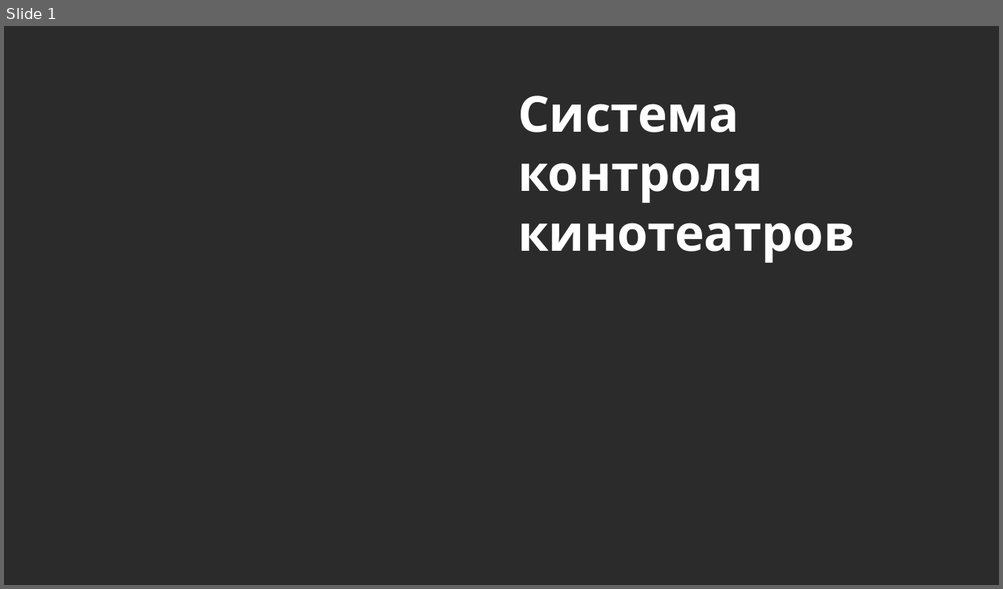
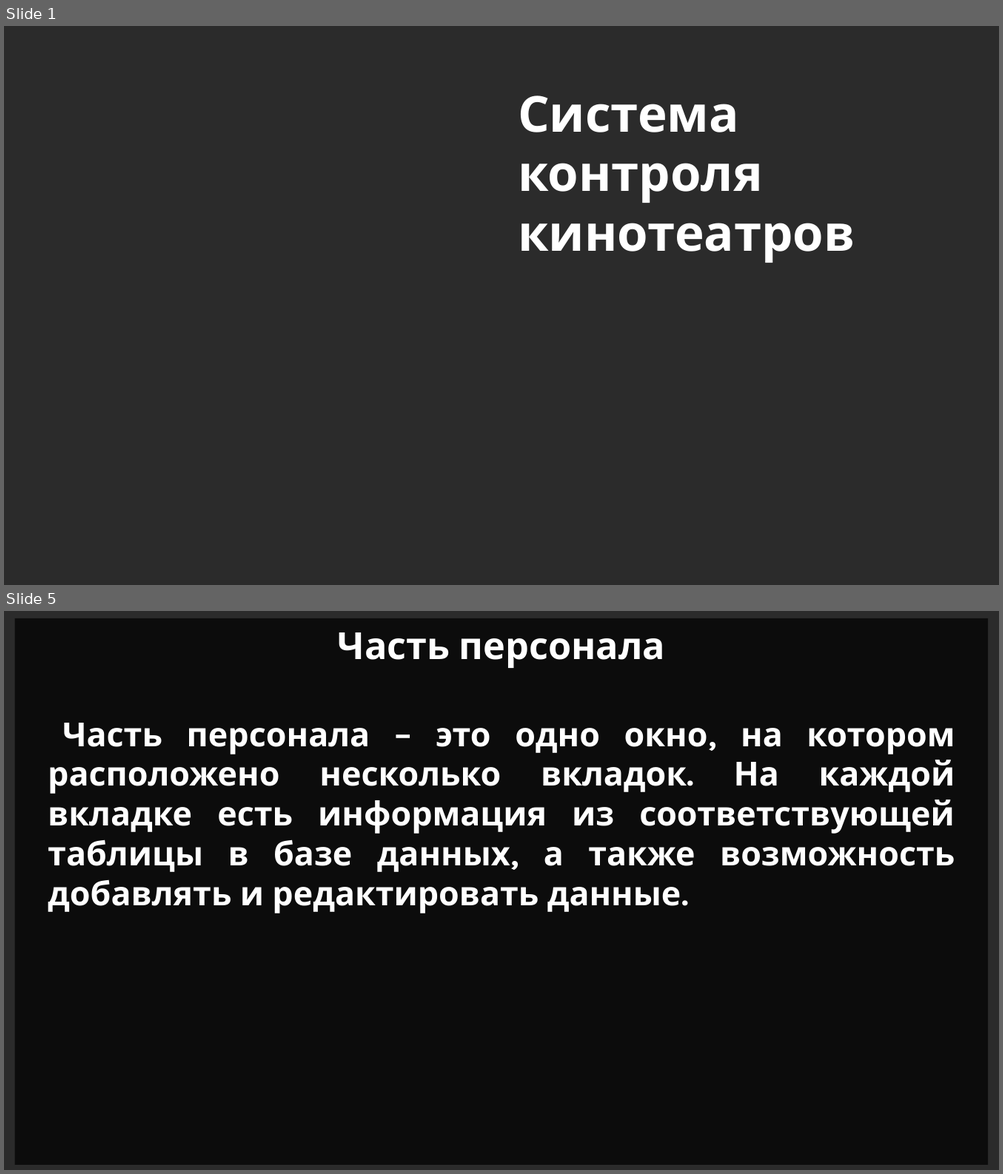
Before and after one commit to fivan999/cinema-controlling-system, a slide deck: data/description_files/cinema-controlling-system.pptm. Shown one above the other, each under a label of ours: slide 1 before the commit, slides 1 and 5 after it; the slides between them are not shown. The pictures are 1003x589 and 1003x1174 pixels, drawn with LibreOffice and Linux fonts; fonts in the diff are those of the drawing; background and template pictures are left out; a plain dark background stands for a picture behind light text. Boxes give left, top, right and bottom in pixels: in the first picture for what was removed or moved away, otherwise in the second. Text is boxed around its words. In the diff, an @@ line names an element or a change of style, - is before the commit and + after.

```diff
--- a/data/description_files/cinema-controlling-system.pptm
+++ b/data/description_files/cinema-controlling-system.pptm
@@ slide 5 added at (x1=4, y1=611, x2=999, y2=1170), background picture (left out) @@
@@ rectangle added at (x1=15, y1=618, x2=988, y2=1165), fill #000000 at 70% opacity @@
@@ text added at (x1=338, y1=632, x2=665, y2=668), 36 pt, text #FFFFFF, bold @@
+Часть персонала
@@ text added at (x1=48, y1=723, x2=955, y2=914), 32 pt, text #FFFFFF, bold @@
+Часть персонала – это одно окно, на котором расположено несколько вкладок. На каждой вкладке есть информация из соответствующей таблицы в базе данных, а также возможность добавлять и редактировать данные.
```
Also in this commit, not shown: 5 slides changed, 12 other slides added, 4 slides removed, 3 other files.
